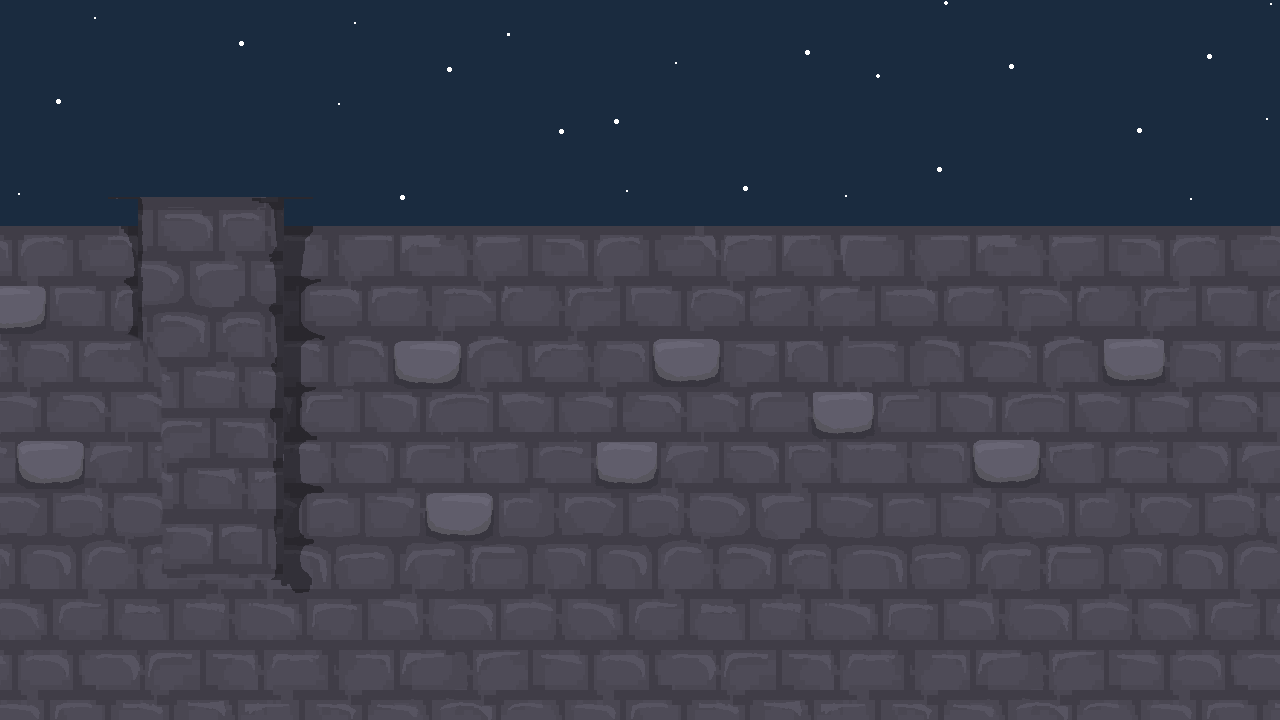
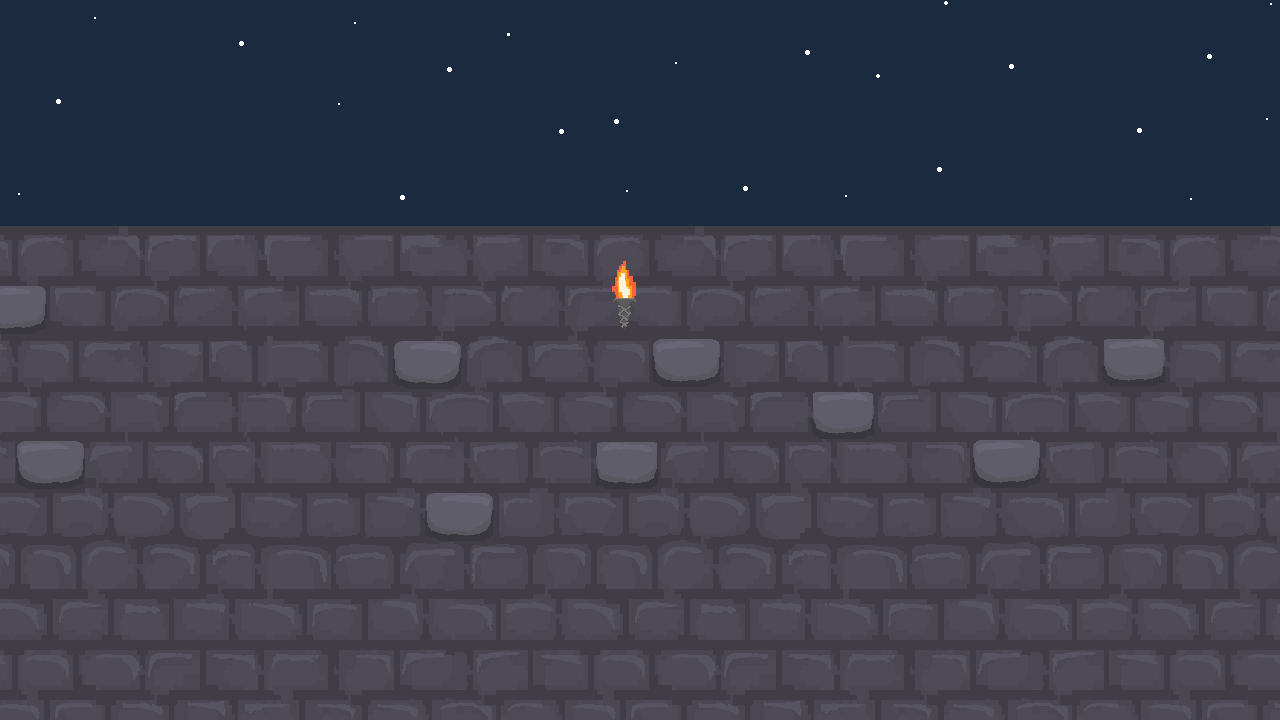
Layer changes from the first 1280px x 720px image to the second:
hid "牆塔 拷貝 3" over [108, 197, 325, 593]
showed group "火把" (7 layers) over [612, 261, 636, 330]
